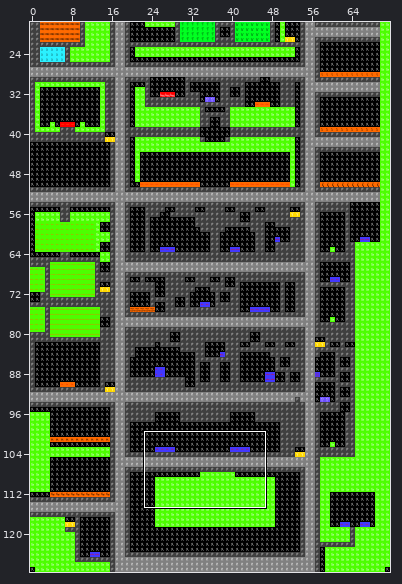
Level history. Tiled map: resources/mapTypes.tmx. Above: a wide view before the commit, with the close-up outlined.
Close-up. The starting point:
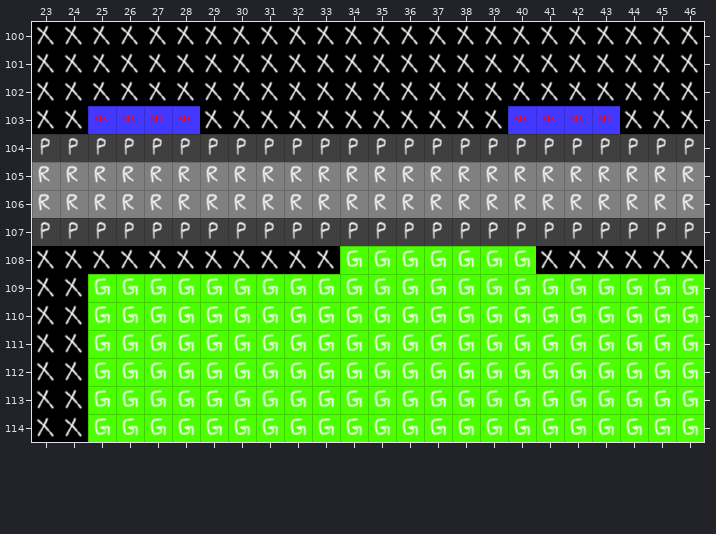
Cells are 32x32 px. Shown: x 23..46, y 100..114.
The result:
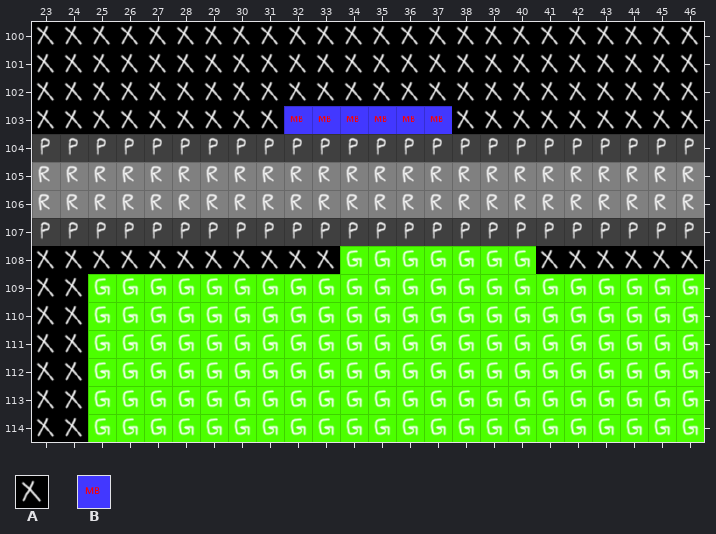
Key: from "typesFinal": A 3, B 32.
_ is an empty cell.
Tiles replaced or removed in this view: A, B.
Change:
Changed rows in their new state; . is an unchanged cell.
Layer "Tile Layer 1":
first column x 25:
103 AAAA...BBBBBB..AAAA
Pixel boxes of the changes (left, top, right, bottom) in both close-ups:
changed: (88, 106, 200, 134)
changed: (284, 106, 452, 134)
changed: (508, 106, 620, 134)
